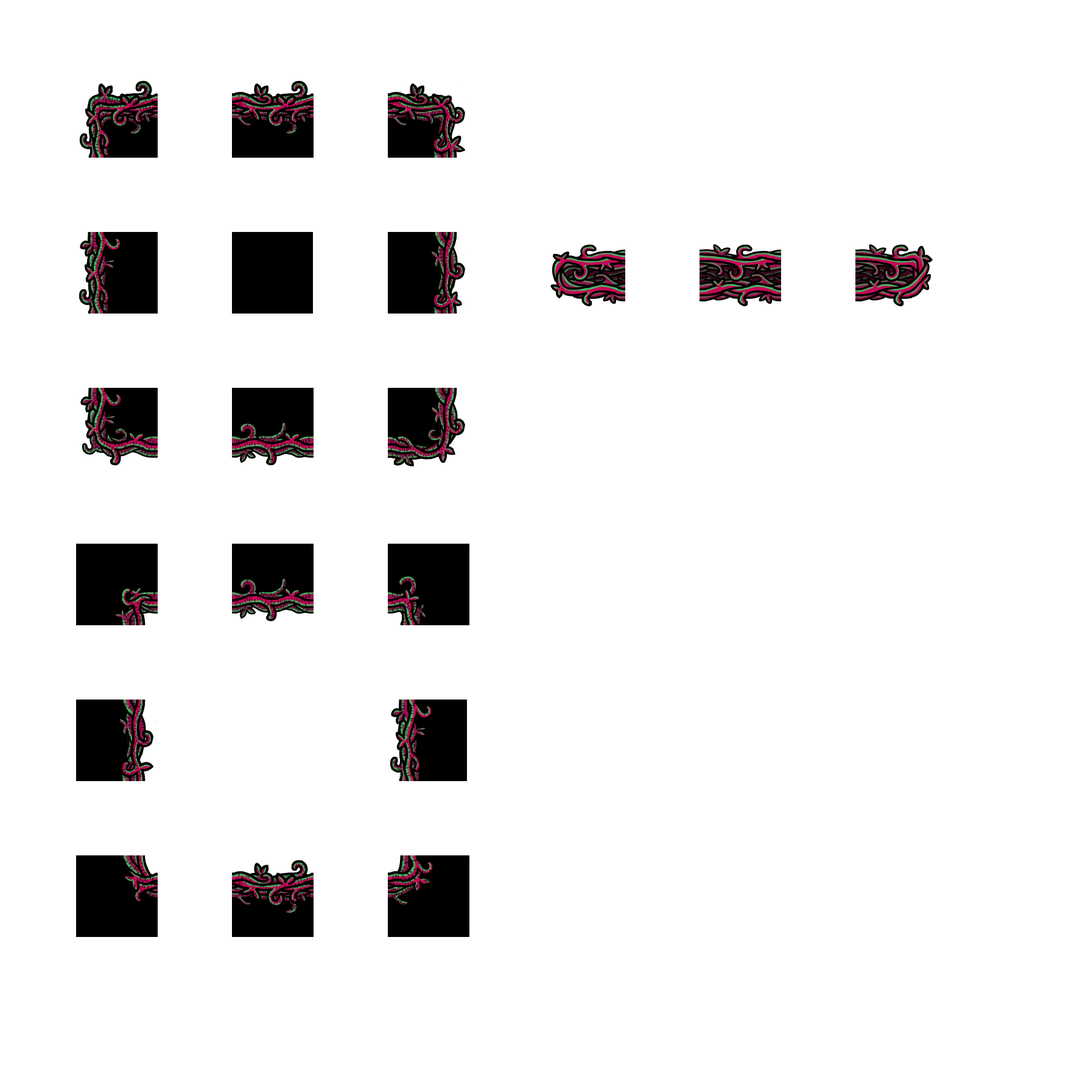
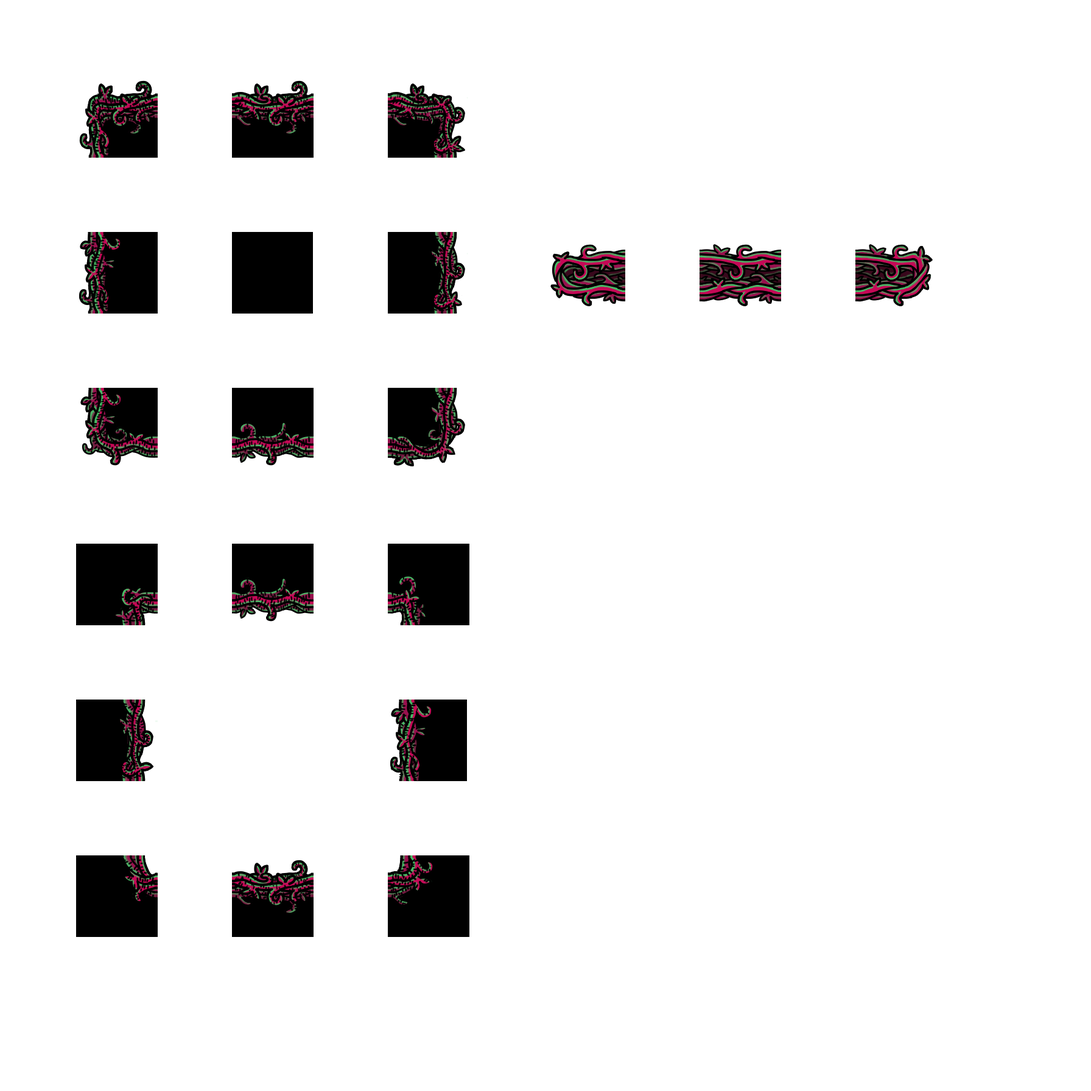
Layers edited between the first and the second 1091 × 1091 image:
added layer "scratch copy 2" above "scratch copy 3" over (81, 82, 463, 912)
added layer "scratch copy 3" above "scratch copy" over (81, 82, 463, 912)
added layer "scratch copy" above "scratch" over (81, 82, 463, 912)
